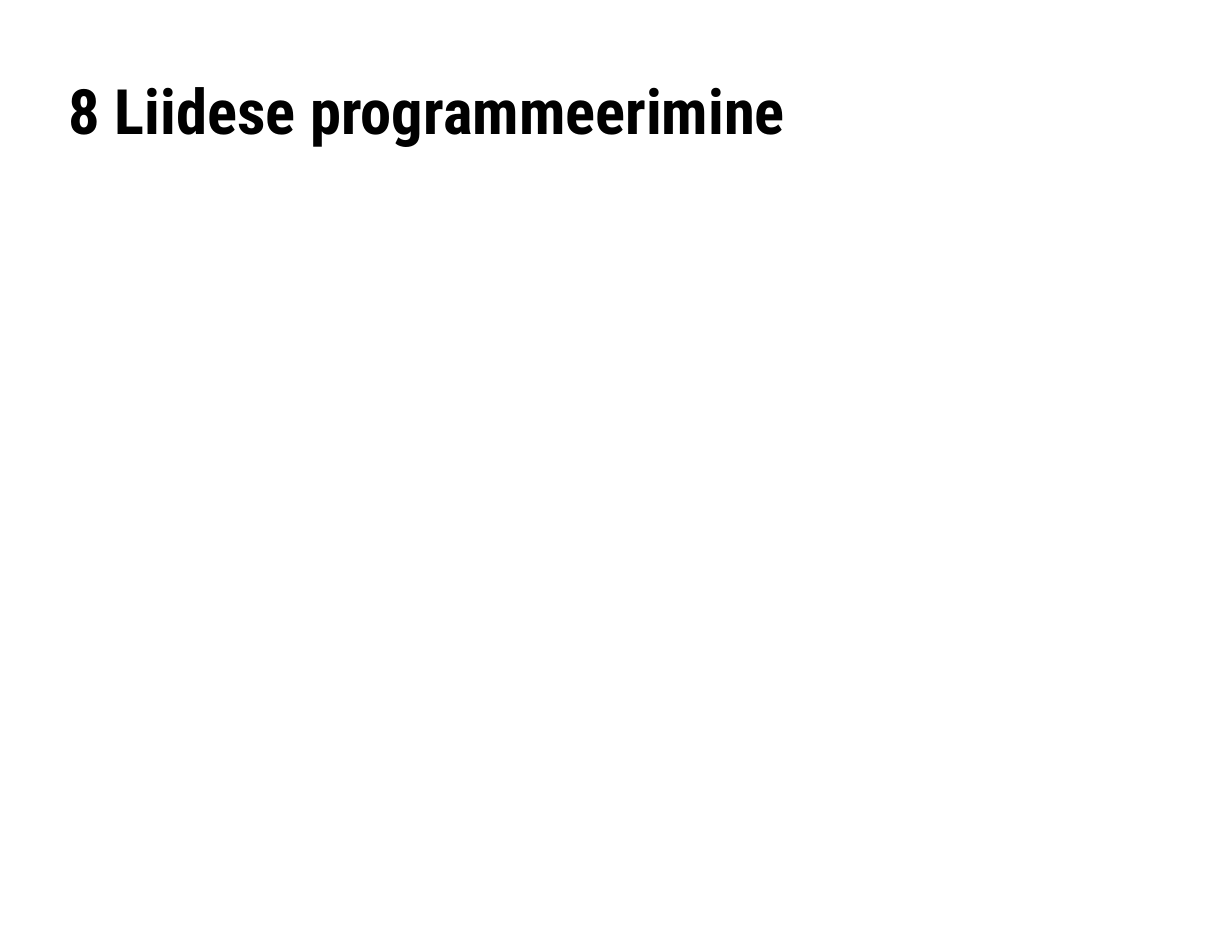
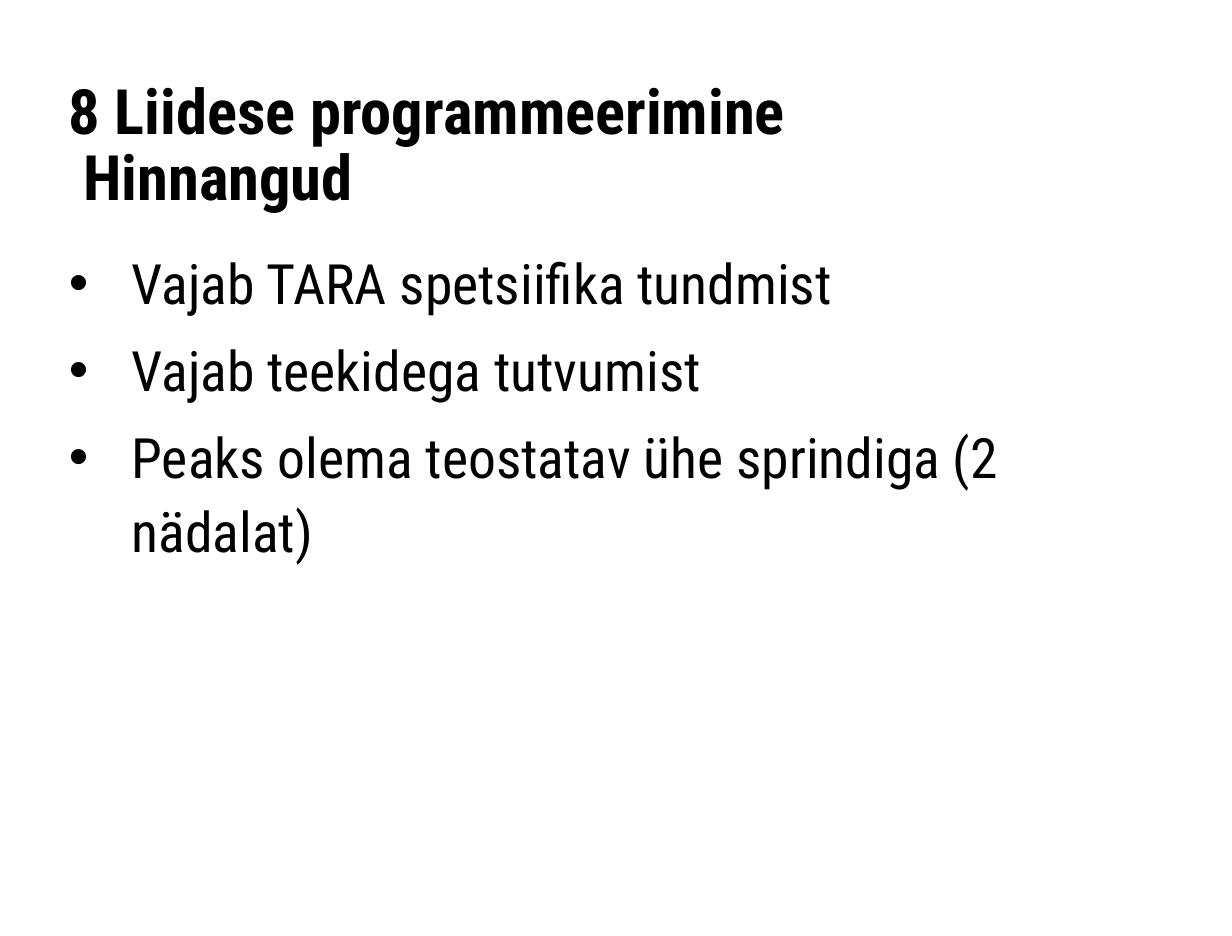
Before and after one commit to e-gov/TARA-Doku, a slide deck: slide 16 of files/TARA-arendajakoolitus.pptx (slide 12 before the commit). Drawn at 1232x936 pixels with LibreOffice and Linux fonts; fonts in the diff are those of the drawing. Boxes give left, top, right and bottom in pixels: in the first picture for what was removed or moved away, otherwise in the second. Text is boxed around its words. In the diff, an @@ line names an element or a change of style, - is before the commit and + after.

Commit message:
Added new slides

```diff
--- a/files/TARA-arendajakoolitus.pptx
+++ b/files/TARA-arendajakoolitus.pptx
@@ title at (69, 87, 785, 213): text changed @@
-8 Liidese programmeerimine
+8 Liidese programmeerimine
+Hinnangud
@@ text added at (131, 261, 998, 565), 32 pt, text #000000 @@
+• Vajab TARA spetsiifika tundmist
+• Vajab teekidega tutvumist
+• Peaks olema teostatav ühe sprindiga (2 nädalat)
```
Also in this commit, not shown: 4 other slides changed, 7 slides added, 2 other files.
